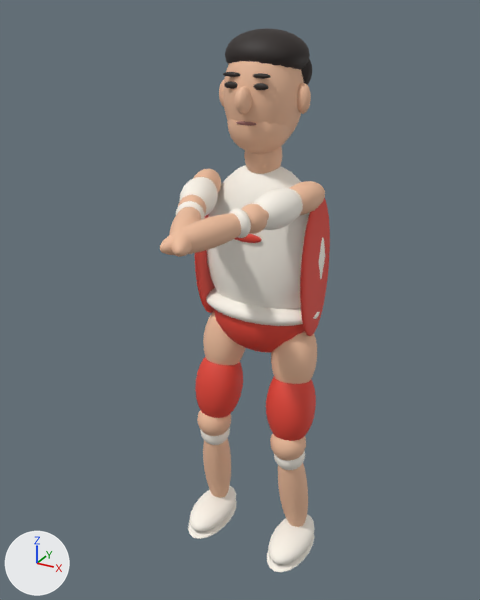
Two versions of the glTF model assets/models/coach-male.glb, one commit apart.
One viewpoint serves both versions: a camera (50 mm lens) standing at (0.98, -1.948, 1.987) and looking at (-0.007, -0.155, 1.09). The axes (+X, +Y, +Z) are drawn at lower left. The lights are the same throughout. The older version comes first. Both versions are drawn at frame 29 of the action 'shoulder'; the numbers are the values there.
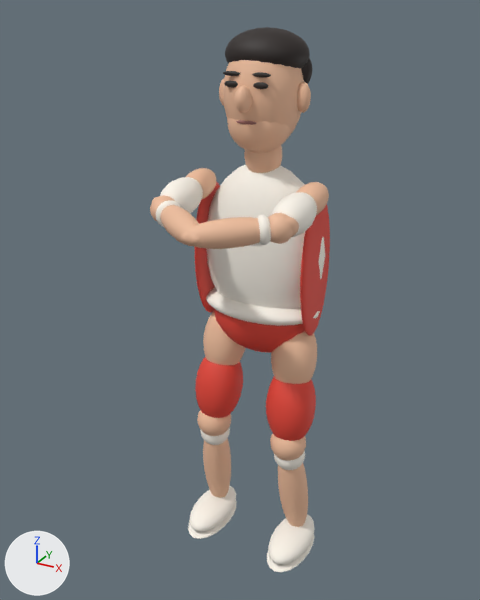
Not drawn themselves, but carrying or shaping drawn objects: ob_torso, ob_head, ob_leftupperarm, ob_leftforearm, ob_leftelbow, ob_rightupperarm, ob_rightforearm.

What the commit changed:
Object 'Torso' (ob_torso) moves from (0.0, 0.0, 1.225) to (0.0, 0.0, 1.226).
Object 'Head' (ob_head) moves from (0.0, -0.015, 1.74) to (0.0, -0.015, 1.743).
Object 'LeftUpperArm' (ob_leftupperarm) moves from (-0.155, -0.141, 1.438) to (-0.201, -0.148, 1.435).
Object 'LeftUpperArm' (ob_leftupperarm) turns from (97, 19, 22) to (99, 1.4, 1.6) degrees about x, y and z.
Object 'LeftForearm' (ob_leftforearm) moves from (-0.0377, -0.42, 1.406) to (-0.0839, -0.377, 1.402).
Object 'LeftForearm' (ob_leftforearm) turns from (97, 26, 29) to (96, 54, 60) degrees about x, y and z.
Object 'LeftForearm' (ob_leftforearm) is rescaled from (0.043, 0.043, 0.156) to (0.043, 0.043, 0.14).
Object 'LeftElbow' (ob_leftelbow) moves from (-0.105, -0.281, 1.422) to (-0.198, -0.296, 1.411).
Object 'RightUpperArm' (ob_rightupperarm) moves from (0.155, -0.141, 1.438) to (0.201, -0.148, 1.435).
Object 'RightUpperArm' (ob_rightupperarm) turns from (97, -19, -22) to (99, -1.4, -1.6) degrees about x, y and z.
Object 'RightForearm' (ob_rightforearm) moves from (0.0377, -0.42, 1.406) to (0.0839, -0.377, 1.402).
Object 'RightForearm' (ob_rightforearm) turns from (97, -26, -29) to (96, -54, -60) degrees about x, y and z.
Object 'RightForearm' (ob_rightforearm) is rescaled from (0.043, 0.043, 0.156) to (0.043, 0.043, 0.14).

What differs and where, as boxes (x1, y1, x2, y2) in the pictures (480 x 600 px):
'Mesh_0', moved: (206, 165, 325, 309) in both
'Mesh_2.001', moved: before (223, 61, 304, 138); after (223, 60, 304, 139)
'Mesh_1.001', moved: before (300, 198, 330, 336); after (300, 204, 330, 336)
'Mesh_3', moved: before (225, 28, 310, 70); after (225, 27, 310, 69)
'Mesh_2.014', moved, turned, rescaled: before (160, 213, 241, 255); after (181, 217, 260, 249)
'Mesh_0.010', moved, turned: before (253, 188, 303, 230); after (272, 192, 317, 237)
'Mesh_0.001', moved: (206, 288, 320, 326) in both
'Mesh_2.002', moved: before (227, 119, 290, 154); after (227, 118, 290, 153)
'Mesh_0.005', moved, turned: before (179, 177, 218, 216); after (160, 177, 203, 213)
'Mesh_2.007', moved, turned, rescaled: before (169, 207, 201, 257); after (160, 205, 200, 246)
'Mesh_1', moved: before (195, 214, 215, 313); after (195, 181, 220, 312)
'Mesh_2.013', moved, turned: before (289, 181, 325, 215); after (296, 182, 329, 215)
'Mesh_2', moved: before (244, 147, 282, 174); after (244, 146, 282, 173)
'Mesh_0.011', moved, turned, rescaled: before (230, 208, 251, 238); after (257, 214, 271, 245)
'Mesh_2.006', moved, turned: before (193, 169, 221, 193); after (186, 168, 216, 200)
'Mesh_2.003', moved: before (235, 86, 252, 114); after (235, 85, 252, 113)
'Mesh_2.011', moved: before (178, 195, 206, 216); after (150, 195, 175, 221)
'Mesh_0.006', moved, turned, rescaled: before (176, 201, 205, 220); after (156, 200, 182, 227)
'Mesh_2.005', moved: before (297, 83, 311, 114); after (297, 82, 311, 113)
'Mesh_3.001', moved (mostly hidden): before (301, 59, 312, 85); after (301, 58, 312, 84)
'Mesh_2.015', moved, turned, rescaled (mostly hidden before): before (264, 210, 269, 220); after (286, 216, 299, 237)
'Mesh_1.002', moved (not visible afterwards): before (235, 234, 261, 243)
'Mesh_3.004', moved: before (253, 83, 268, 90); after (253, 82, 268, 89)
'Mesh_2.004', moved: before (219, 80, 224, 107); after (219, 79, 224, 106)
'Mesh_3.005', moved: before (253, 73, 271, 79); after (253, 72, 271, 78)
'Mesh_3.002', moved: before (224, 82, 238, 89); after (224, 81, 238, 88)
'Mesh_3.003', moved: before (223, 72, 240, 77); after (223, 71, 240, 76)
'Mesh_4', moved: before (236, 121, 256, 126); after (236, 120, 256, 125)
